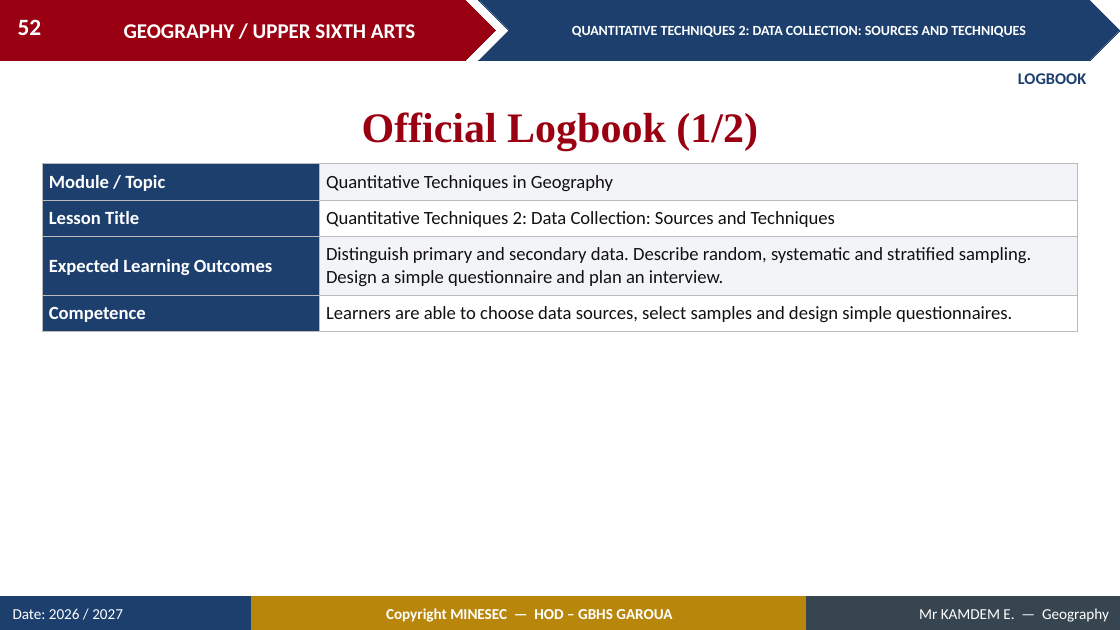
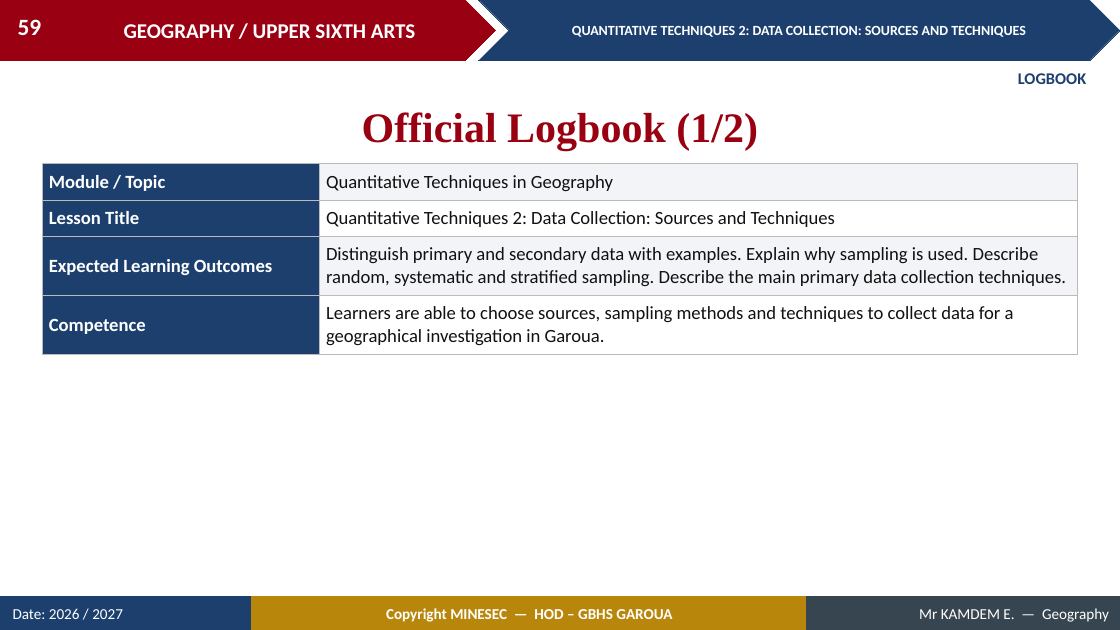
Before and after one commit to Berthautk/linea-github, a slide deck: slide 59 of lecons/USA/Practical Geography/11_USA_PRA_QT02_Data_Collection_Sources_and_Techniques.pptx (slide 52 before the commit). Drawn at 1120x630 pixels with LibreOffice and Linux fonts; fonts in the diff are those of the drawing. Boxes give left, top, right and bottom in pixels: in the first picture for what was removed or moved away, otherwise in the second. Text is boxed around its words. In the diff, an @@ line names an element or a change of style, - is before the commit and + after.

```diff
--- a/lecons/USA/Practical Geography/11_USA_PRA_QT02_Data_Collection_Sources_and_Techniques.pptx
+++ b/lecons/USA/Practical Geography/11_USA_PRA_QT02_Data_Collection_Sources_and_Techniques.pptx
@@ page number at (18,19,42,35): text changed @@
-52
+59
@@ table at (42,164,1078,349) @@
-row 3, column 2: Distinguish primary and secondary data. Describe random, systematic and stratified sampling. Design a simple questionnaire and plan an interview.
+row 3, column 2: Distinguish primary and secondary data with examples. Explain why sampling is used. Describe random, systematic and stratified sampling. Describe the main primary data collection techniques.
-row 4, column 2: Learners are able to choose data sources, select samples and design simple questionnaires.
+row 4, column 2: Learners are able to choose sources, sampling methods and techniques to collect data for a geographical investigation in Garoua.
```
Also in this commit, not shown: 43 other slides changed, 14 slides added, 7 slides removed, 55 other files.
